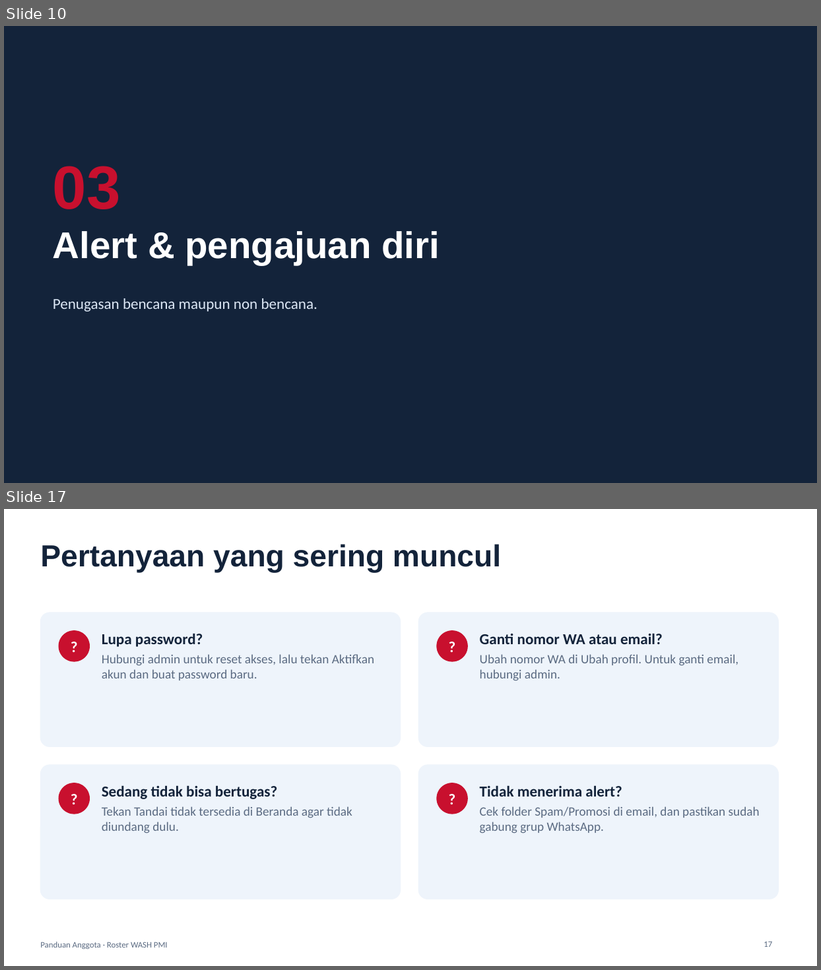
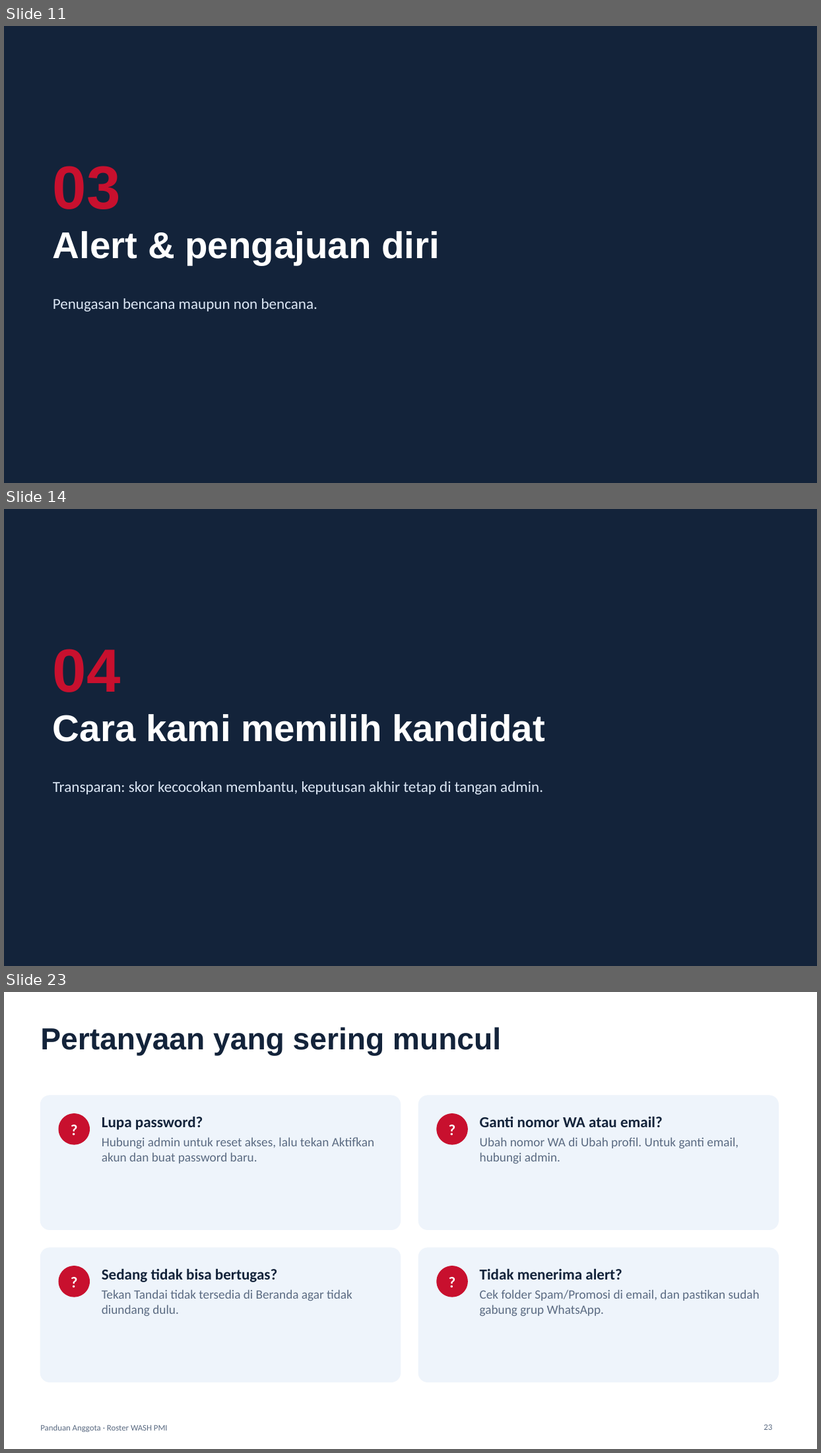
Before and after one commit to denekijulianto-ux/WASHroster, a slide deck: docs/Panduan-Anggota-Roster-WASH.pptx. Shown one above the other, each under a label of ours: slides 10 and 17 before the commit, slides 11, 14 and 23 after it; the slides between them are not shown. The pictures are 821x970 and 821x1453 pixels, drawn with LibreOffice and Linux fonts; fonts in the diff are those of the drawing. Boxes give left, top, right and bottom in pixels: in the first picture for what was removed or moved away, otherwise in the second. Text is boxed around its words. In the diff, an @@ line names an element or a change of style, - is before the commit and + after.

```diff
--- a/docs/Panduan-Anggota-Roster-WASH.pptx
+++ b/docs/Panduan-Anggota-Roster-WASH.pptx
@@ slide 14 added at (x1=4, y1=509, x2=817, y2=966), background #13233A @@
@@ text added at (x1=53, y1=649, x2=121, y2=692), 72 pt, text #C8102E, bold @@
+04
@@ title added at (x1=53, y1=714, x2=545, y2=742), 44 pt, text #FFFFFF, bold @@
+Cara kami memilih kandidat
@@ text added at (x1=53, y1=782, x2=543, y2=795), 18 pt, text #DCE7F5 @@
+Transparan: skor kecocokan membantu, keputusan akhir tetap di tangan admin.
@@ what was slide 10 is now slide 11 @@
@@ what was slide 17 is now slide 23 @@
@@ page number at (x1=764, y1=1424, x2=772, y2=1430): text changed @@
-17
+23
```
Also in this commit, not shown: 4 slides changed, 5 other slides added, 2 other files.
